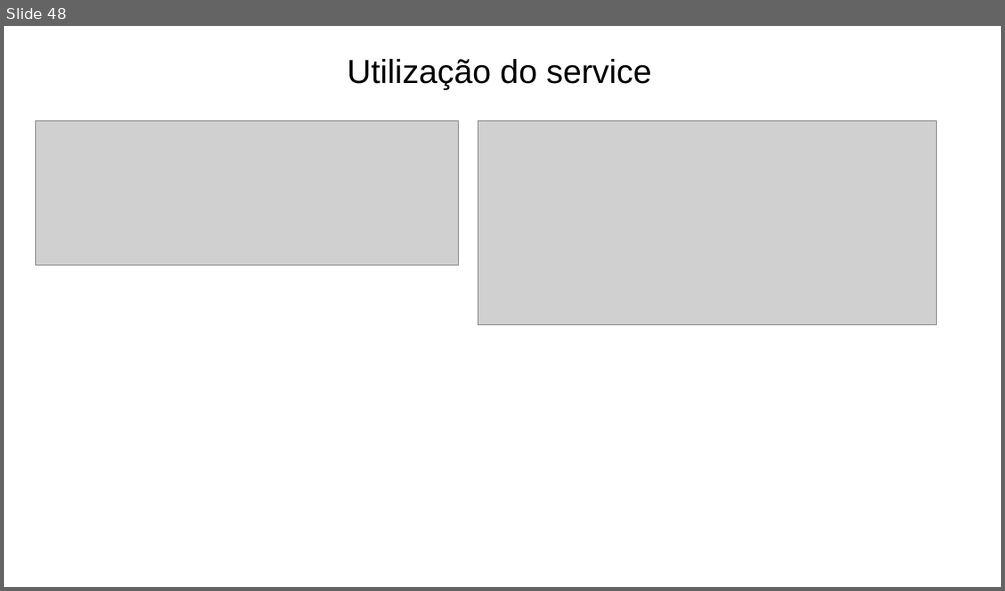
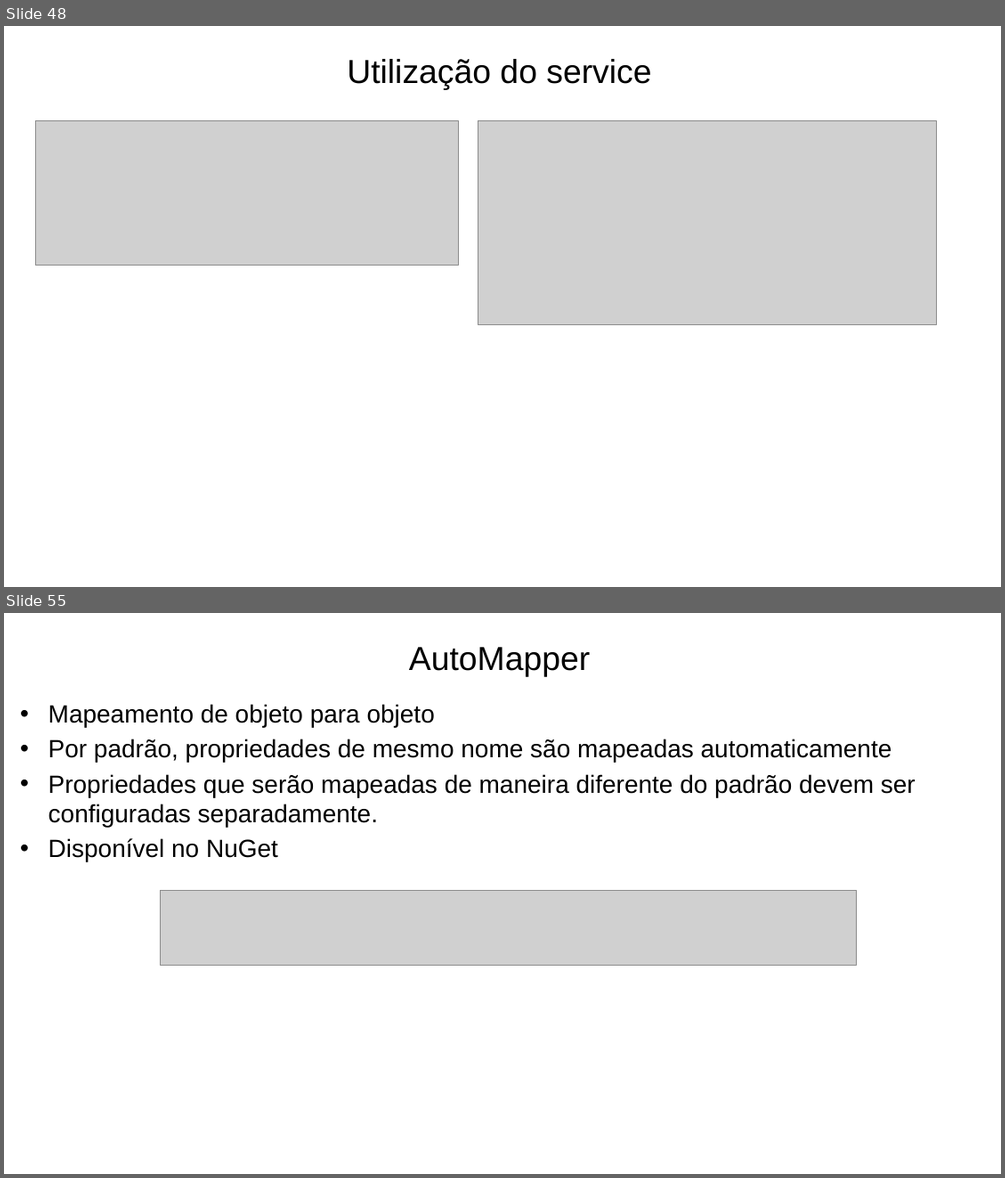
Before and after one commit to prodest/workshop-aspnet-core-mvc, a slide deck: workshop-aspnet-core-mvc.pptx. Shown one above the other, each under a label of ours: slide 48 before the commit, slides 48 and 55 after it; the slides between them are not shown. The pictures are 1005x591 and 1005x1178 pixels, drawn with LibreOffice and Linux fonts; fonts in the diff are those of the drawing; grey boxes stand for pictures; background and template pictures are left out. Boxes give left, top, right and bottom in pixels: in the first picture for what was removed or moved away, otherwise in the second. Text is boxed around its words. In the diff, an @@ line names an element or a change of style, - is before the commit and + after.

```diff
--- a/workshop-aspnet-core-mvc.pptx
+++ b/workshop-aspnet-core-mvc.pptx
@@ slide 55 added at box(4, 613, 1001, 1174), background #FFFFFF @@
@@ text added at box(409, 647, 590, 676), 32 pt, text #000000 @@
+AutoMapper
@@ text added at box(48, 704, 915, 861), 24 pt, text #000000 @@
+• Mapeamento de objeto para objeto
+• Por padrão, propriedades de mesmo nome são mapeadas automaticamente
+• Propriedades que serão mapeadas de maneira diferente do padrão devem ser configuradas separadamente.
+• Disponível no NuGet
@@ picture added at box(161, 891, 857, 965) @@
```
Also in this commit, not shown: 1 slide changed, 7 other slides added, 2 other files.
